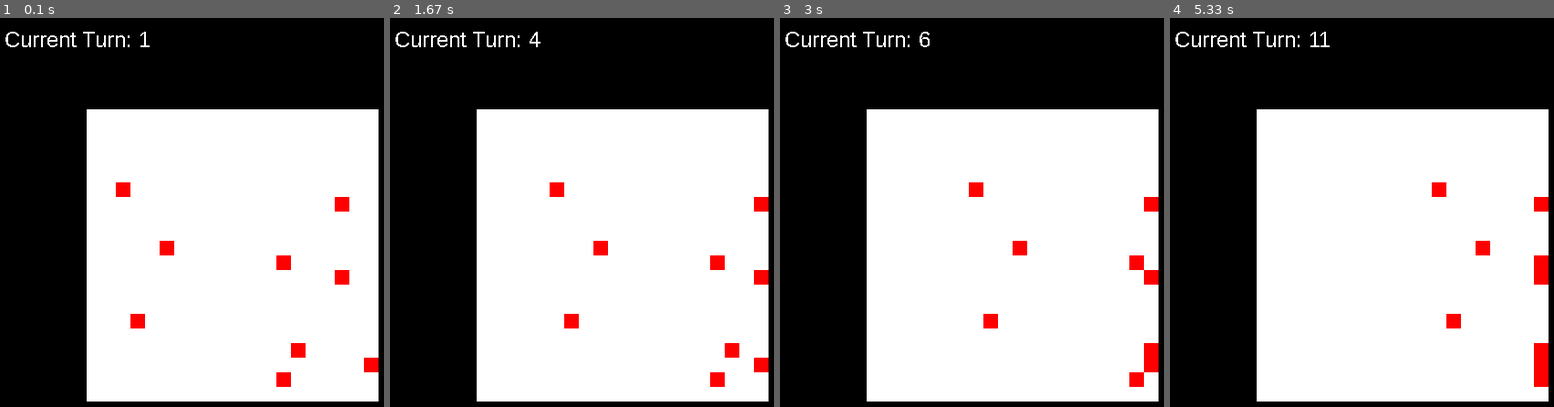
Above: before the commit, frames 1-4 (left to right).
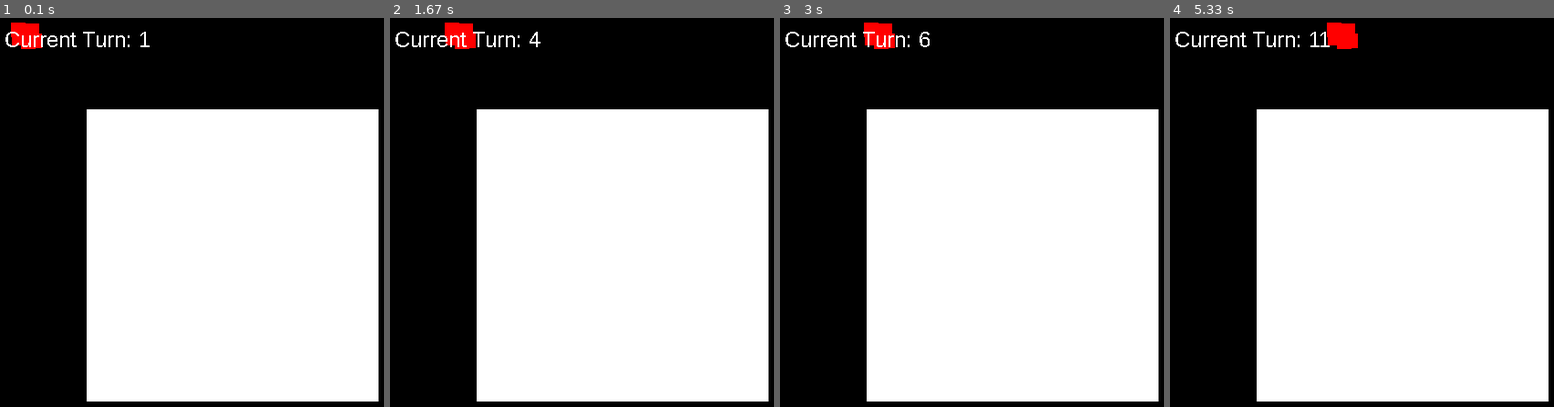
Above: after the commit, the same moments.

Repository: wallermatt/exercises
Game: pygame game, started from zombies.py
The game is run twice, just before and just after one commit, with the same random seed, the same clock (stepped at 60 frames per second) and the same inputs.
Inputs:
- Up to frame 1 (0.1 s): no input
- Up to frame 2 (1.67 s): no input
- Up to frame 3 (3 s): no input
- Up to frame 4 (5.33 s): no input

The runs differ from the first frame. In frame 1, 1.7% of the frame differs, in the area x 2-99%, y 1-95%; in frame 2, 1.7%; in frame 3, 1.7%; in frame 4, 1.8%, in the area x 40-99%, y 1-95%.

Commit message:
random strategy

Diff:
--- a/zombies.py
+++ b/zombies.py
@@ -6,6 +6,7 @@
 '''
 import pygame
 import random
+import typing
 
 
 CHAR_SIZE = 16
@@ -19,9 +20,21 @@
 PURPLE = (255, 0, 255)
 BLACK = (0, 0, 0)
 
+class RandomPerson:
+    COLOUR = GREY
+
+    def __init__(self, column, row):
+        self.column = column
+        self.row = row
+        self.NPC = NPC(self.COLOUR, 100 + column * CHAR_SIZE, 100 + row * CHAR_SIZE)
+
+    def strategy(self, arena=None):
+        self.NPC.moveRight(CHAR_SIZE * random.randrange(-1,2))
+        self.NPC.moveDown(CHAR_SIZE * random.randrange(-1,2))
+
 
 class NPC(pygame.sprite.Sprite):
-    def __init__(self, type, column, row):
+    def __init__(self, colour, x, y):
         # Call the parent class (Sprite) constructor
         super().__init__()
 
@@ -34,10 +47,10 @@
         # Draw the car (a rectangle!)
         #pygame.draw.rect(self.image, type, [column * CHAR_SIZE, row * CHAR_SIZE, CHAR_SIZE, CHAR_SIZE])
 
-        self.rect = pygame.draw.rect(self.image, type, [0, 0, CHAR_SIZE, CHAR_SIZE])
+        self.rect = pygame.draw.rect(self.image, colour, [0, 0, CHAR_SIZE, CHAR_SIZE])
 
-        self.rect.x = 100 + column * CHAR_SIZE
-        self.rect.y = 100 + row * CHAR_SIZE
+        self.rect.x = x
+        self.rect.y = y
 
         # Fetch the rectangle object that has the dimensions of the image.
         #self.rect = self.image.get_rect()
@@ -47,8 +60,16 @@
             self.rect.x += pixels
 
     def moveLeft(self, pixels):
-        if not self.rect.x + pixels <= 0:
+        if not self.rect.x + pixels <= 100:
             self.rect.x -= pixels
+
+    def moveUp(self, pixels):
+        if not self.rect.y + pixels <= 100:
+            self.rect.y -= pixels
+
+    def moveDown(self, pixels):
+        if not self.rect.y + pixels >= 100 + ARENA_HEIGHT * CHAR_SIZE:
+            self.rect.y += pixels
 
 
 pygame.init()
Not shown, changed: scratchpad.ipynb
